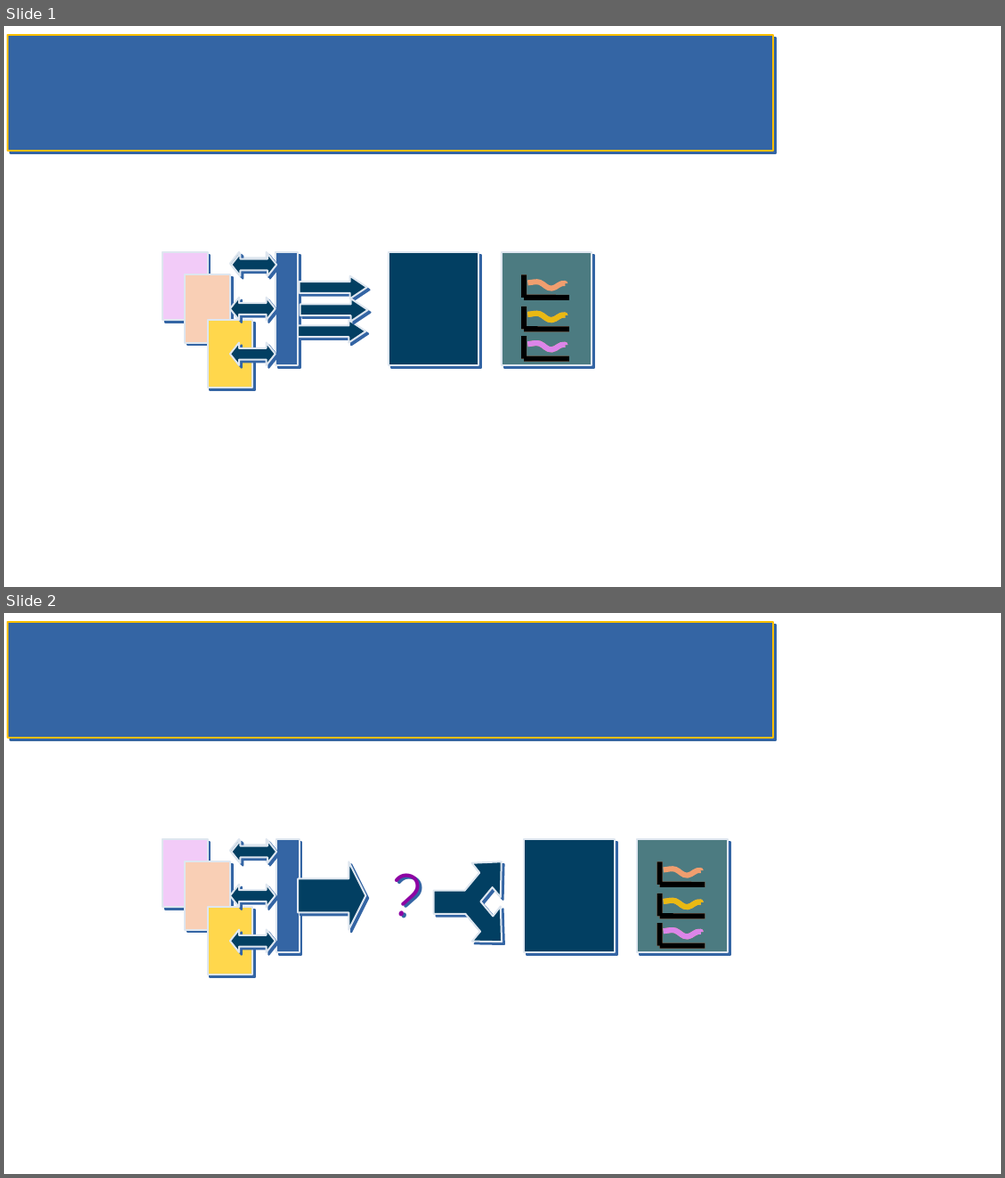
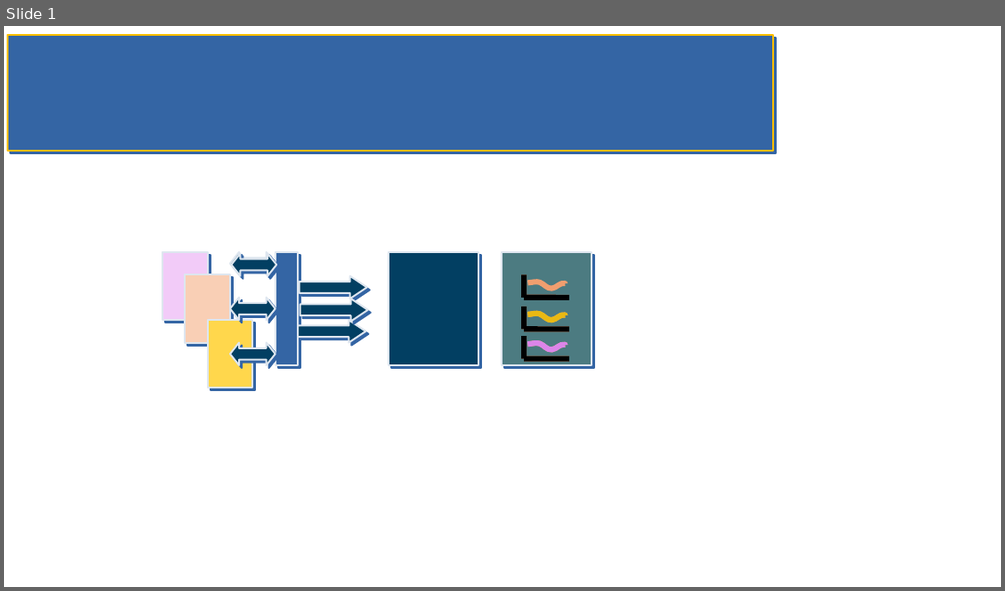
Before and after one commit to sergueik/springboot_study, a slide deck: basic-remote-node-exporter/flowcharts.odp. Shown one above the other, each under a label of ours: slides 1 and 2 before the commit, slide 1 after it. The pictures are 1005x1178 and 1005x591 pixels, drawn with LibreOffice and Linux fonts; fonts in the diff are those of the drawing. Boxes give left, top, right and bottom in pixels: in the first picture for what was removed or moved away, otherwise in the second. Text is boxed around its words. In the diff, an @@ line names an element or a change of style, - is before the commit and + after.

```diff
--- a/basic-remote-node-exporter/flowcharts.odp
+++ b/basic-remote-node-exporter/flowcharts.odp
@@ slide 2 removed at [4, 613, 1001, 1174], background #FFFFFF; not listed: 1 template element that a slide beside it also shows @@
@@ rectangle removed at [162, 839, 208, 907] @@
@@ left right arrow removed at [230, 839, 275, 861] @@
@@ left right arrow removed at [231, 840, 276, 863] @@
@@ rectangle removed at [276, 839, 299, 952] @@
@@ text removed at [384, 851, 434, 930] @@
-?
@@ rectangle removed at [524, 839, 615, 952] @@
@@ rectangle removed at [185, 861, 230, 930] @@
@@ right arrow removed at [298, 861, 366, 930] @@
@@ freeform shape removed at [434, 861, 502, 942] @@
@@ left right arrow removed at [230, 884, 275, 907] @@
@@ rectangle removed at [208, 907, 252, 975] @@
@@ left right arrow removed at [230, 930, 275, 952] @@
@@ group removed at [637, 839, 728, 952]: 12 lines, 5 freeform shapes, 1 rectangle @@
```
Also in this commit, not shown: 1 other slide changed, 2 slides added, 1 other slide removed, 3 other files.
